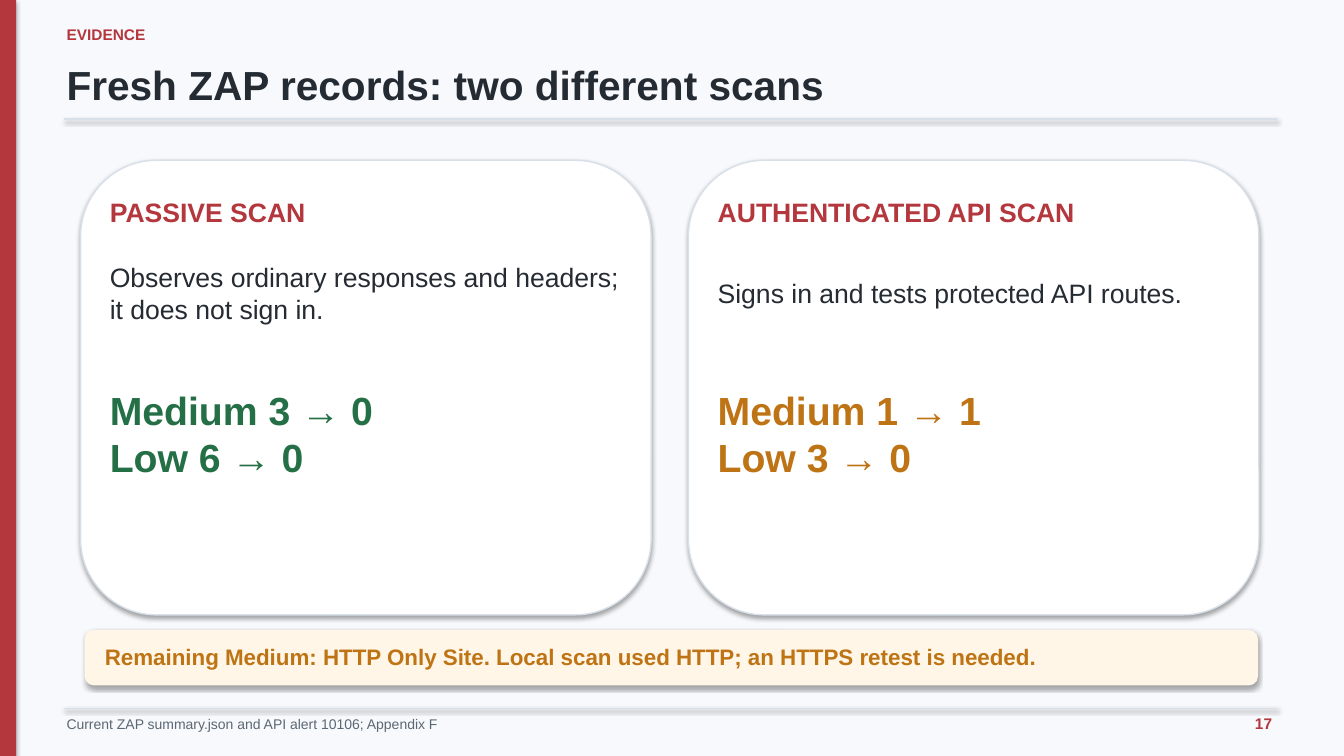
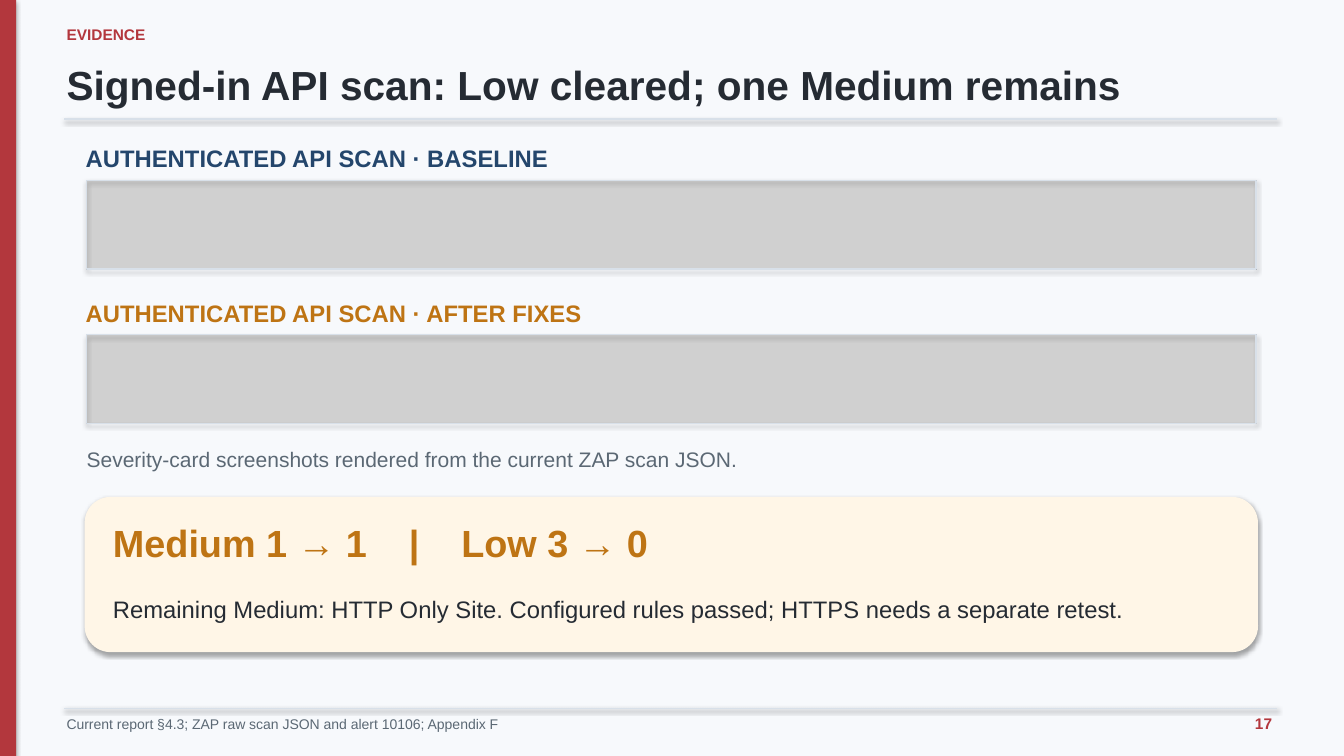
Before and after one commit to minatozaki98/financial-accounting, a slide deck: slide 17 of Document/outputs/final-defense/G6519692_Zaw_Ye_Htut_Ko_Final_Thesis_Defense.pptx. Drawn at 1344x756 pixels with LibreOffice and Linux fonts; fonts in the diff are those of the drawing; grey boxes stand for pictures. Boxes give left, top, right and bottom in pixels: in the first picture for what was removed or moved away, otherwise in the second. Text is boxed around its words. In the diff, an @@ line names an element or a change of style, - is before the commit and + after.

Commit message:
docs: restore current ZAP screenshots to defense slides

```diff
--- a/Document/outputs/final-defense/G6519692_Zaw_Ye_Htut_Ko_Final_Thesis_Defense.pptx
+++ b/Document/outputs/final-defense/G6519692_Zaw_Ye_Htut_Ko_Final_Thesis_Defense.pptx
@@ text at [67, 70, 1121, 108]: text changed @@
-Fresh ZAP records: two different scans
+Signed-in API scan: Low cleared; one Medium remains
@@ rounded rectangle removed at [81, 160, 651, 615] @@
@@ text at [86, 150, 547, 168]: text changed; size 19 to 17 pt; text colour #B3373D to #24466C @@
-AUTHENTICATED API SCAN
+AUTHENTICATED API SCAN · BASELINE
@@ rounded rectangle removed at [689, 160, 1259, 615] @@
@@ picture added at [87, 180, 1256, 269] @@
@@ rectangle added at [87, 180, 1256, 269], outline #D8E0E9 1 pt @@
@@ text removed at [110, 203, 305, 223] @@
-PASSIVE SCAN
@@ text removed at [718, 283, 1182, 308] @@
-Signs in and tests protected API routes.
@@ text at [86, 305, 581, 323]: text changed; size 19 to 17 pt; text colour #252B33 to #BE7414; bold on @@
-Observes ordinary responses and headers; it does not sign in.
+AUTHENTICATED API SCAN · AFTER FIXES
@@ picture added at [87, 335, 1256, 423] @@
@@ rectangle added at [87, 335, 1256, 423], outline #D8E0E9 1 pt @@
@@ text removed at [110, 396, 373, 473] @@
-Medium 3 → 0
-Low 6 → 0
@@ text added at [87, 452, 737, 471], 15 pt, text #5B6874 @@
+Severity-card screenshots rendered from the current ZAP scan JSON.
@@ rounded rectangle: place and size @@
-rounded rectangle at [85, 630, 1258, 686]
+rounded rectangle at [85, 497, 1258, 652]
@@ text at [113, 529, 648, 558]: text changed; size 28 to 27 pt @@
-Medium 1 → 1
-Low 3 → 0
+Medium 1 → 1 | Low 3 → 0
@@ text at [113, 600, 1123, 623]: text changed; size 16 to 17 pt; text colour #BE7414 to #252B33; bold off @@
-Remaining Medium: HTTP Only Site. Local scan used HTTP; an HTTPS retest is needed.
+Remaining Medium: HTTP Only Site. Configured rules passed; HTTPS needs a separate retest.
@@ text at [67, 719, 499, 732]: text changed @@
-Current ZAP summary.json and API alert 10106; Appendix F
+Current report §4.3; ZAP raw scan JSON and alert 10106; Appendix F
```
Also in this commit, not shown: 1 slide added, 1 slide removed, 8 other files.
